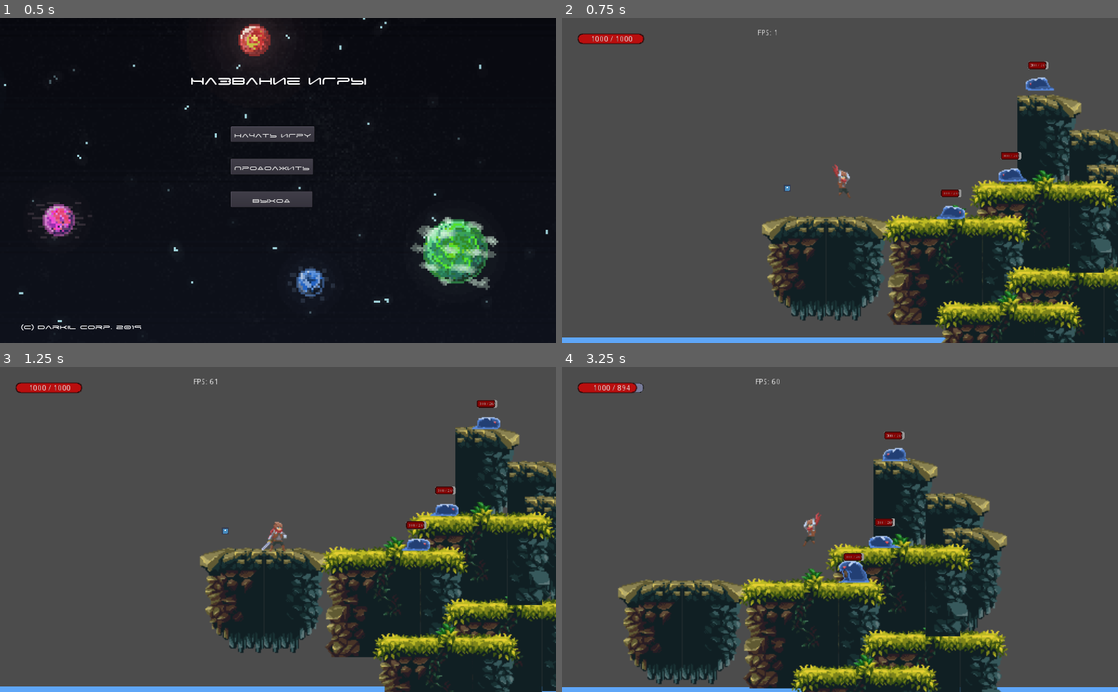
Above: before the commit, frames 1-4 (two rows, left to right).
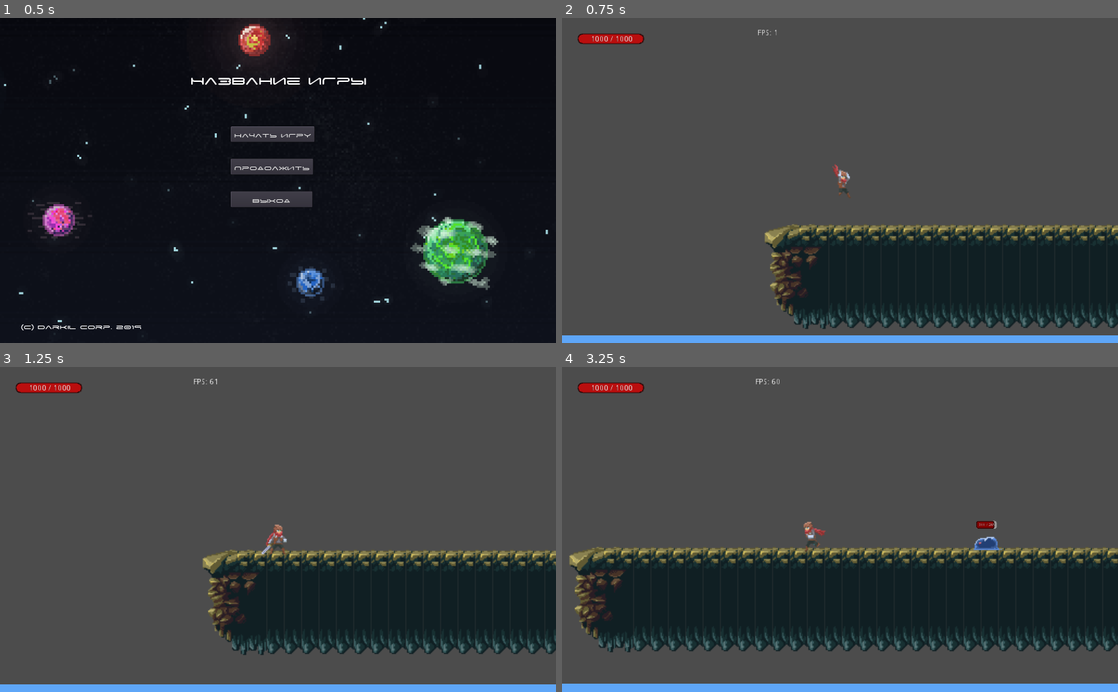
Above: after the commit, the same moments.

Repository: Burd88/-platformgame
Game: Godot game, scene res://main/main.tscn
Two runs of this game, one before a commit and one after it. Both use one fixed random seed, a clock stepped at 60 frames per second and the inputs below. The engine's default icon, where the game draws it, is replaced by a stand-in: a white triangle on a blue panel in a dark square.
Inputs:
- Up to frame 1 (0.5 s): no input
- Up to frame 2 (0.75 s): click "Начать Игру" at 0.5 s
- Up to frame 3 (1.25 s): no input
- Up to frame 4 (3.25 s): hold D (ui_right) 1.28-2.78 s; tap W (ui_up) at 1.52, 2.27 s; hold A (ui_left) from 2.78 s (still down)

Frame 1 is identical in both runs. In frame 2, 20% of the frame differs, in the area x 0-100%, y 13-100%; in frame 3, 21%; in frame 4, 34%, in the area x 0-100%, y 4-100%.

Commit message:
fix other

Diff:
--- a/Enemy/Enemy.gd
+++ b/Enemy/Enemy.gd
@@ -83,6 +83,8 @@
 		velocity = Vector2(0,0)
 		direction = Vector2(0,0)
 		$CollisionShape2D.disabled = true
+		$attack_area/attack_col.disabled = true
+		$Visible/visible_col.disabled = true
 		anim = 'die'
 	pass
 		# Графический интерфейс игрока
@@ -105,7 +107,7 @@
 			if result.collider.name == "Player" and health_now > 0 and global_position.distance_to(target.global_position) > 70 and global_position.distance_to(target.global_position) < 90:
 				print(global_position.distance_to(target.global_position))#print('2')
 				anim = 'attack'
-				#print((target.position - position).angle()))
+				print((target.position - position).angle())
 
 				if can_shoot:
 					shoot(pos)
@@ -117,7 +119,7 @@
 					#_change_position()
 			elif global_position.distance_to(target.global_position) > 90 :
 				anim = 'move'
-			elif global_position.distance_to(target.global_position) <= 30 :
+			elif global_position.distance_to(target.global_position) <= 20 :
 				anim = 'attack'
 				direction = Vector2(0,0)
 
--- a/Enemy/Enemy.tscn
+++ b/Enemy/Enemy.tscn
@@ -10,14 +10,14 @@
 [ext_resource path="res://Enemy/Individual Sprites/slime-attack-2.png" type="Texture" id=8]
 [ext_resource path="res://Enemy/Individual Sprites/slime-attack-3.png" type="Texture" id=9]
 [ext_resource path="res://Enemy/Individual Sprites/slime-attack-4.png" type="Texture" id=10]
-[ext_resource path="res://Enemy/Individual Sprites/slime-die-0.png" type="Texture" id=11]
-[ext_resource path="res://Enemy/Individual Sprites/slime-die-1.png" type="Texture" id=12]
-[ext_resource path="res://Enemy/Individual Sprites/slime-die-2.png" type="Texture" id=13]
-[ext_resource path="res://Enemy/Individual Sprites/slime-die-3.png" type="Texture" id=14]
-[ext_resource path="res://Enemy/Individual Sprites/slime-move-0.png" type="Texture" id=15]
-[ext_resource path="res://Enemy/Individual Sprites/slime-move-1.png" type="Texture" id=16]
-[ext_resource path="res://Enemy/Individual Sprites/slime-move-2.png" type="Texture" id=17]
-[ext_resource path="res://Enemy/Individual Sprites/slime-move-3.png" type="Texture" id=18]
+[ext_resource path="res://Enemy/Individual Sprites/slime-move-0.png" type="Texture" id=11]
+[ext_resource path="res://Enemy/Individual Sprites/slime-move-1.png" type="Texture" id=12]
+[ext_resource path="res://Enemy/Individual Sprites/slime-move-2.png" type="Texture" id=13]
+[ext_resource path="res://Enemy/Individual Sprites/slime-move-3.png" type="Texture" id=14]
+[ext_resource path="res://Enemy/Individual Sprites/slime-die-0.png" type="Texture" id=15]
+[ext_resource path="res://Enemy/Individual Sprites/slime-die-1.png" type="Texture" id=16]
+[ext_resource path="res://Enemy/Individual Sprites/slime-die-2.png" type="Texture" id=17]
+[ext_resource path="res://Enemy/Individual Sprites/slime-die-3.png" type="Texture" id=18]
 [ext_resource path="res://Enemy/Individual Sprites/slime-hurt-0.png" type="Texture" id=19]
 [ext_resource path="res://Enemy/Individual Sprites/slime-hurt-1.png" type="Texture" id=20]
 [ext_resource path="res://Enemy/Individual Sprites/slime-hurt-2.png" type="Texture" id=21]
@@ -37,13 +37,13 @@
 }, {
 "frames": [ ExtResource( 11 ), ExtResource( 12 ), ExtResource( 13 ), ExtResource( 14 ) ],
 "loop": true,
-"name": "die",
-"speed": 4.0
+"name": "move",
+"speed": 5.0
 }, {
 "frames": [ ExtResource( 15 ), ExtResource( 16 ), ExtResource( 17 ), ExtResource( 18 ) ],
 "loop": true,
-"name": "move",
-"speed": 5.0
+"name": "die",
+"speed": 4.0
 }, {
 "frames": [ ExtResource( 19 ), ExtResource( 20 ), ExtResource( 21 ), ExtResource( 22 ) ],
 "loop": true,
@@ -76,8 +76,8 @@
 [sub_resource type="RectangleShape2D" id=5]
 extents = Vector2( 4.50776, 10 )
 
-[sub_resource type="CircleShape2D" id=6]
-radius = 167.497
+[sub_resource type="RectangleShape2D" id=6]
+extents = Vector2( 69.0904, 168.533 )
 
 [node name="Enemy" type="KinematicBody2D"]
 scale = Vector2( 0.5, 0.5 )
@@ -90,7 +90,7 @@
 scale = Vector2( 2, 2 )
 frames = SubResource( 1 )
 animation = "die"
-frame = 2
+frame = 1
 playing = true
 
 [node name="CollisionShape2D" type="CollisionShape2D" parent="."]
@@ -137,7 +137,7 @@
 [node name="Visible" type="Area2D" parent="."]
 
 [node name="visible_col" type="CollisionShape2D" parent="Visible"]
-position = Vector2( -0.447723, -1.57751 )
+position = Vector2( -0.447723, -50.0376 )
 rotation = 1.5708
 shape = SubResource( 6 )
 
--- a/levels/game.tscn
+++ b/levels/game.tscn
@@ -1,11 +1,10 @@
-[gd_scene load_steps=8 format=2]
+[gd_scene load_steps=7 format=2]
 
 [ext_resource path="res://levels/game.gd" type="Script" id=1]
 [ext_resource path="res://map/map.tscn" type="PackedScene" id=2]
 [ext_resource path="res://Enemy/Enemy.tscn" type="PackedScene" id=3]
 [ext_resource path="res://player/Player.tscn" type="PackedScene" id=4]
-[ext_resource path="res://Enemy/bullet.tscn" type="PackedScene" id=5]
-[ext_resource path="res://icon.png" type="Texture" id=6]
+[ext_resource path="res://icon.png" type="Texture" id=5]
 
 [sub_resource type="RectangleShape2D" id=1]
 extents = Vector2( 17.4059, 21.5223 )
@@ -14,36 +13,22 @@
 script = ExtResource( 1 )
 
 [node name="map" parent="." instance=ExtResource( 2 )]
-position = Vector2( -72.9482, -7.98096 )
+position = Vector2( -67.6481, -2.68079 )
 
 [node name="Enemy" parent="." instance=ExtResource( 3 )]
-position = Vector2( 196.06, 308.083 )
-
-[node name="Enemy2" parent="." instance=ExtResource( 3 )]
-position = Vector2( 171.007, 391.592 )
-
-[node name="Enemy3" parent="." instance=ExtResource( 3 )]
-position = Vector2( 99.1892, 430.006 )
-
-[node name="Enemy4" parent="." instance=ExtResource( 3 )]
-position = Vector2( 520.076, 418.315 )
+position = Vector2( 727.361, 487.712 )
 
 [node name="Player" parent="." instance=ExtResource( 4 )]
-position = Vector2( 4.09341, 401.548 )
-
-[node name="bullet" parent="." instance=ExtResource( 5 )]
-position = Vector2( -44.5318, 408.765 )
+position = Vector2( 278.429, 495.003 )
 
 [node name="Area2D" type="Area2D" parent="."]
-position = Vector2( 906.911, 320.676 )
+position = Vector2( 875.111, 495.578 )
 
 [node name="CollisionShape2D" type="CollisionShape2D" parent="Area2D"]
-position = Vector2( 13.771, 0.598724 )
 shape = SubResource( 1 )
 
 [node name="Sprite" type="Sprite" parent="Area2D"]
 modulate = Color( 0.54902, 0.0470588, 0.0470588, 1 )
-position = Vector2( 11.579, 1.57895 )
 scale = Vector2( 0.605263, 0.720394 )
-texture = ExtResource( 6 )
+texture = ExtResource( 5 )
 [connection signal="body_entered" from="Area2D" to="." method="_on_Area2D_body_entered"]
--- a/map/map.tscn
+++ b/map/map.tscn
@@ -143,7 +143,7 @@
 cell_tile_origin = 1
 collision_use_kinematic = true
 format = 1
-tile_data = PoolIntArray( 1310735, 3, 0, 1376313, 0, 0, 1441810, 3, 0, 1507377, 0, 0, 1572883, 3, 0, 1638412, 4, 0, 1638418, 5, 0, 1638441, 0, 0, 1769472, 6, 0, 1769476, 3, 0, 1769479, 4, 0, 1769485, 5, 0, 1769504, 6, 0, 1769508, 2, 0, 1769509, 3, 0, 1835046, 4, 0, 1966094, 4, 0, 1966100, 5, 0, 1966115, 1, 0, 1966119, 3, 0, 2097162, 4, 0, 2097168, 5, 0, 2490391, 4, 0, 2490397, 5, 0 )
+tile_data = PoolIntArray( 2162705, 6, 0, 2162709, 2, 0, 2162710, 2, 0, 2162711, 2, 0, 2162712, 2, 0, 2162713, 2, 0, 2162714, 2, 0, 2162715, 2, 0, 2162716, 2, 0, 2162717, 2, 0, 2162718, 2, 0, 2162719, 2, 0, 2162720, 2, 0, 2162721, 2, 0, 2162722, 2, 0, 2162723, 2, 0, 2162724, 2, 0, 2162725, 2, 0, 2162726, 2, 0, 2162727, 2, 0, 2162728, 2, 0, 2162729, 2, 0, 2162730, 2, 0, 2162731, 2, 0, 2162732, 2, 0, 2162733, 2, 0, 2162734, 2, 0, 2162735, 2, 0, 2162736, 2, 0, 2162737, 2, 0, 2162738, 2, 0, 2162739, 2, 0, 2162740, 2, 0, 2162741, 2, 0, 2162742, 2, 0, 2162743, 2, 0, 2162744, 2, 0, 2162745, 2, 0, 2162746, 2, 0, 2162747, 2, 0, 2162748, 2, 0, 2162749, 3, 0 )
 
 [node name="ParallaxBackground" type="ParallaxBackground" parent="."]
 scale = Vector2( 4, 4 )
Not shown: 6 places in map/map.tscn that only renumber resources
